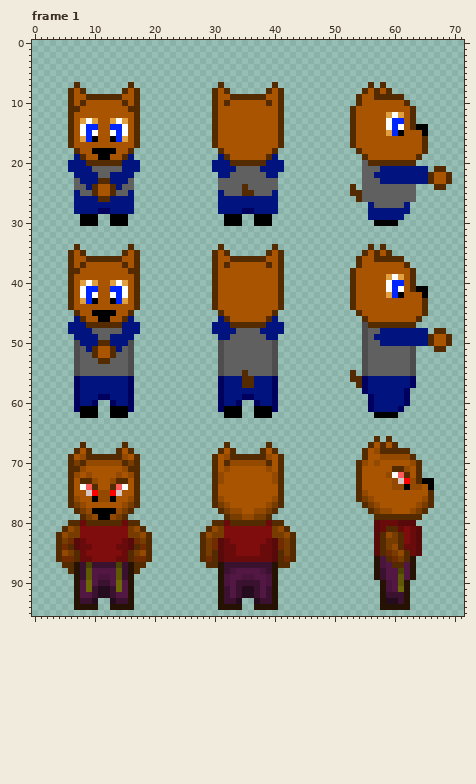
Two versions of one animated GIF sprite, sprite/creature/kobold/preview.gif. The picture above is the old version.
The file is 72x96 pixels, 4 frames. Shown: frame 1. The commit also changed other frames, which this record leaves out.
And afterwards:
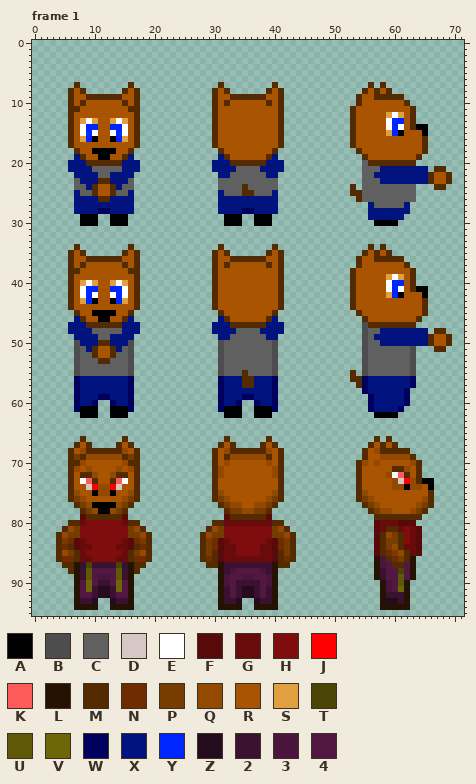
Palette (. is transparent): A #000000  B #4d4d4d  C #606060  D #d7c7c7  E #ffffff  F #580909  G #690b0b  H #800d0d  J #ff0000  K #ff5b5b  L #251203  M #542a00  N #712b00  P #773c00  Q #934a00  R #a85400  S #e0a040  T #4a4505  U #5e5807  V #6e6708  W #00005f  X #00137f  Y #0026ff  Z #250b1e  2 #3b1130  3 #4a153c  4 #521843
Changes in this commit:
Changed rows in their new state; - is an unchanged pixel.
Frame 1:
first column x 6:
66 --M------M----------------M------M--
67 -MRM----MRM--------------MRM----MRM-
68 MRQ-MMMM-QRM------------MRQ-MMMM-QRM
69 -PMQQQQQQMP---------------MQQQQQQM--
70 -MQRRRRRRQM---------------QRRRRRRQ--
71 -QRQ----QRQ--------------QR------RQ-
72 -RMMQ--QMMR-------------------------
73 --EKM--MKE---------------R--------R-
74 --RDJQQJDR--------------------------
75 -Q-RA--AR-Q--------------Q--------Q-
76 -PQ-RRRR-QP--------------PQ------QP-
77 .MPQAAAAQPM.------------.MPQQ--QQPM.
78 -.MPQ--QPM.--------------.MPPQQPPM.-
79 --FMMMMMMF----------------FMMMMMMF--
80 ---HHHHHH------------------GGGGGG---
Pixel boxes of the changes (left, top, right, bottom) in both pictures:
changed: (68, 436, 140, 526)
changed: (212, 436, 284, 526)
